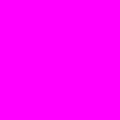
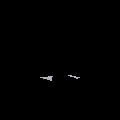
Layer changes from the first 120px x 120px image to the second:
hid group "opening attacks" (28 layers) over [0,0,120,120]
added group "second strike" with 9 layers above "idle.png" over [39,37,99,100]
added layer "atk_second_strike_2_motion_0" in group "second strike" over [40,75,80,81]
showed "motion-back" over [0,0,120,120]
